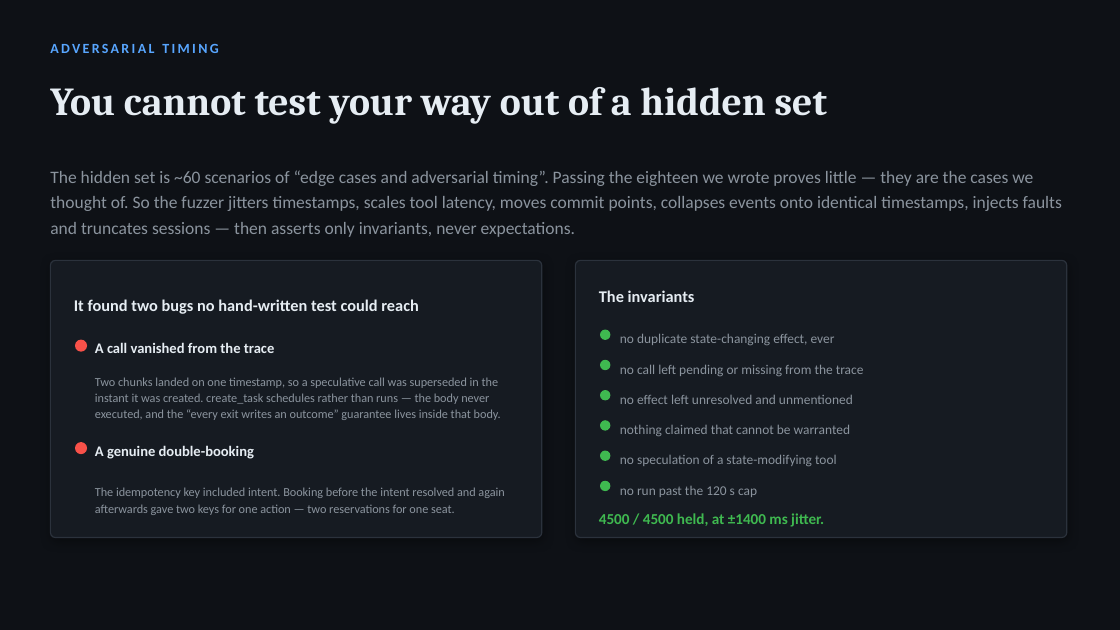
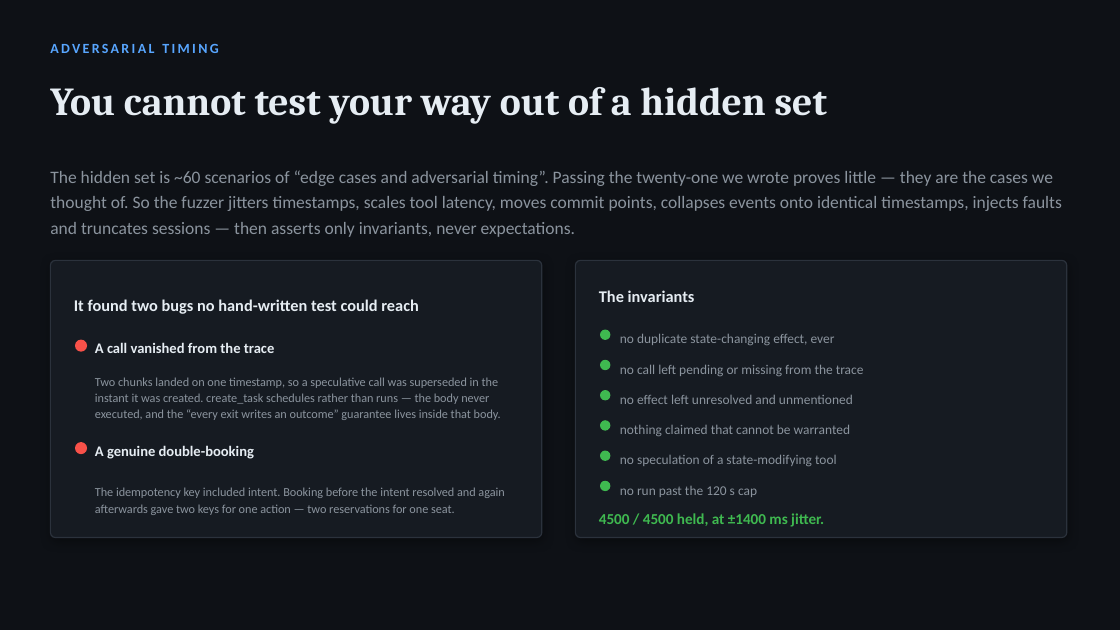
Before and after one commit to itsAryan-devop/parley, a slide deck: slide 9 of deck/ThaparPatiala_TEAM_Submission_ppt.pptx. Drawn at 1120x630 pixels with LibreOffice and Linux fonts; fonts in the diff are those of the drawing. Boxes give left, top, right and bottom in pixels: in the first picture for what was removed or moved away, otherwise in the second. Text is boxed around its words. In the diff, an @@ line names an element or a change of style, - is before the commit and + after.

Commit message:
Refresh the figures quoted in README and deck
Both quoted the 18-scenario numbers. Now 21/21, mean 108.1, 242 tests.

The deck script was briefly corrupted by editing it through PowerShell
Set-Content, which round-trips UTF-8 through the ANSI codepage and turned every
em-dash into mojibake. Reverted and redone with proper edits; markitdown
confirms the packed .pptx is clean.

```diff
--- a/deck/ThaparPatiala_TEAM_Submission_ppt.pptx
+++ b/deck/ThaparPatiala_TEAM_Submission_ppt.pptx
@@ text at (50, 170, 1062, 237): text changed @@
-The hidden set is ~60 scenarios of “edge cases and adversarial timing”. Passing the eighteen we wrote proves little — they are the cases we thought of. So the fuzzer jitters timestamps, scales tool latency, moves commit points, collapses events onto identical timestamps, injects faults and truncates sessions — then asserts only invariants, never expectations.
+The hidden set is ~60 scenarios of “edge cases and adversarial timing”. Passing the twenty-one we wrote proves little — they are the cases we thought of. So the fuzzer jitters timestamps, scales tool latency, moves commit points, collapses events onto identical timestamps, injects faults and truncates sessions — then asserts only invariants, never expectations.
```
Also in this commit, not shown: 1 other slide changed, 2 other files.
